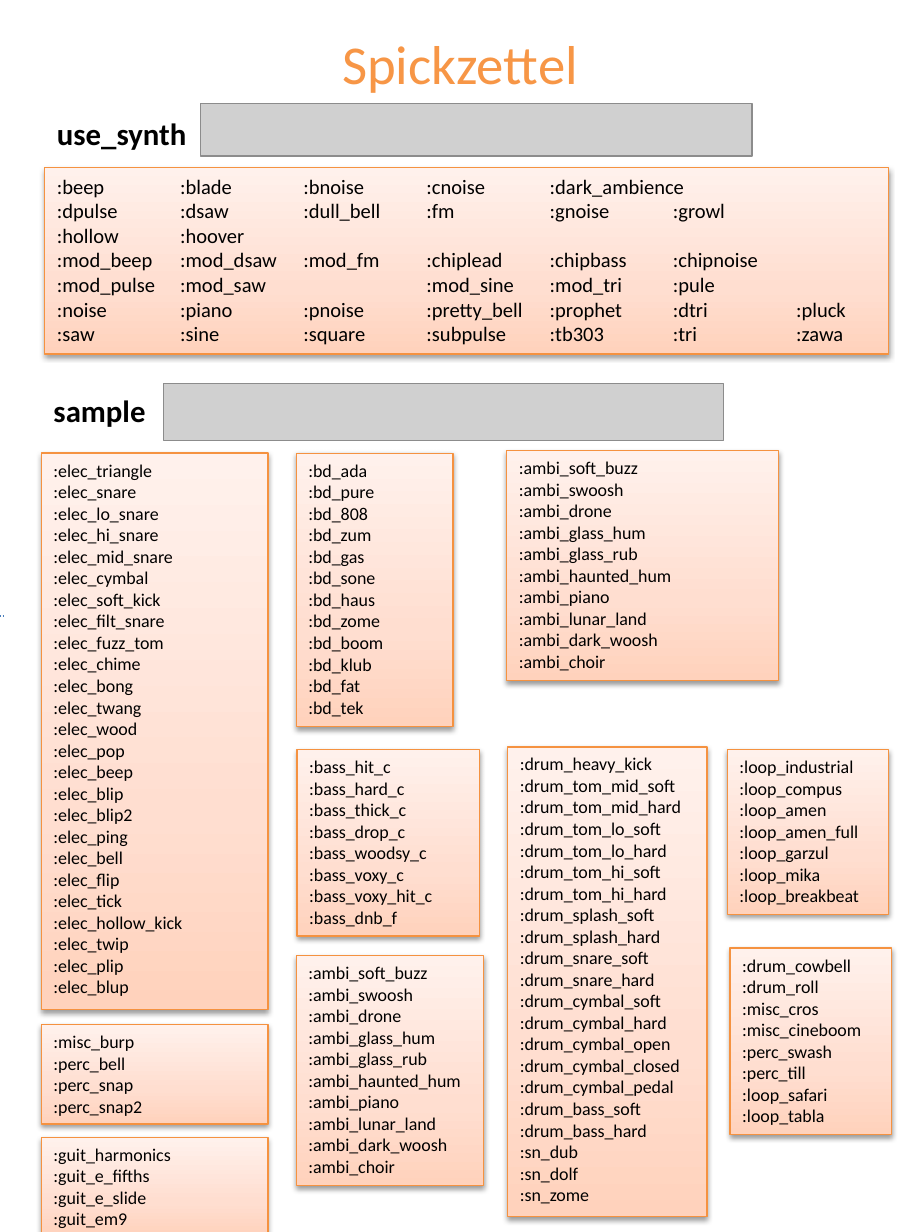
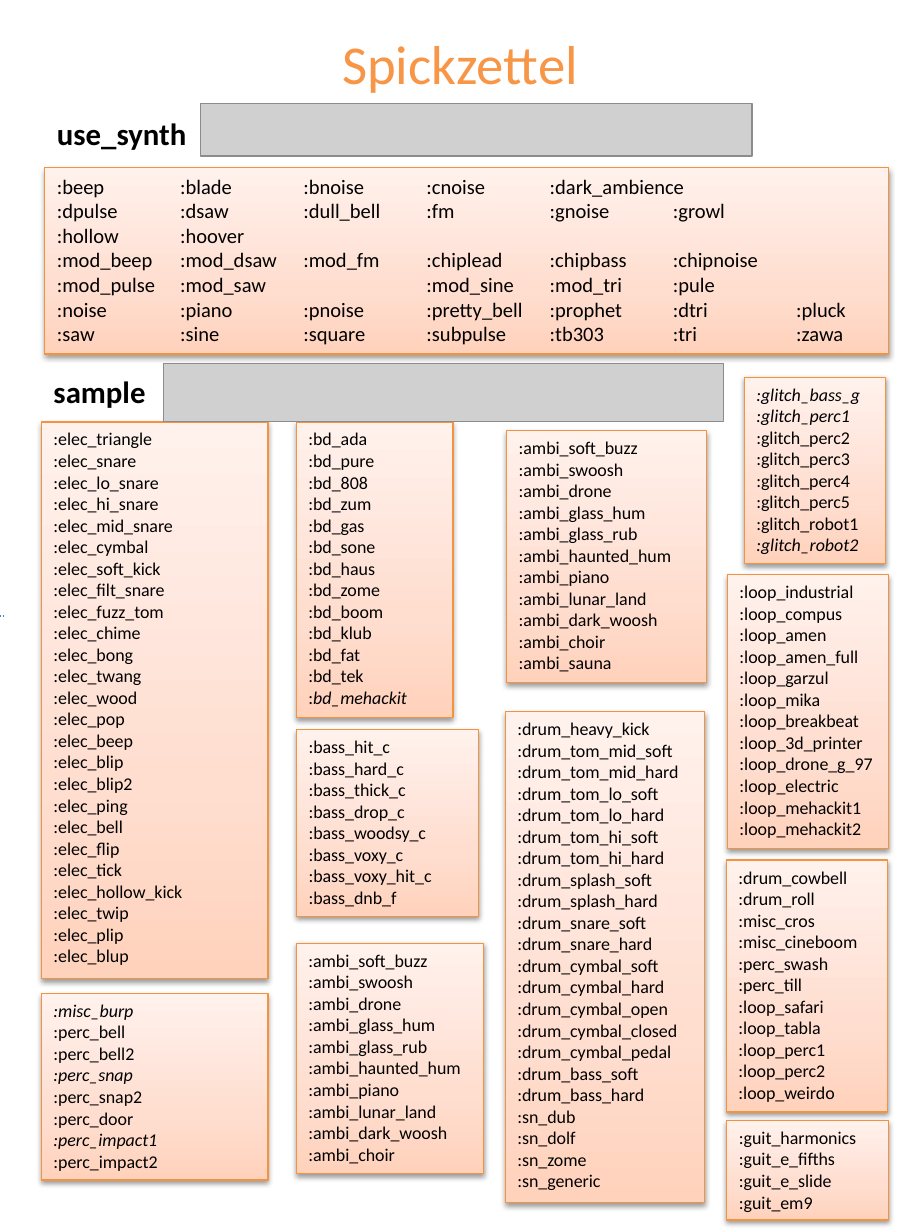
Before and after one commit to Devoxx4KidsDE/SonicPI, a slide deck: slide 23 of presentation/de/Sonic PI Workshop_de.pptx (slide 19 before the commit). Drawn at 924x1232 pixels with LibreOffice and Linux fonts; fonts in the diff are those of the drawing; grey boxes stand for pictures; background and template pictures are left out. Boxes give left, top, right and bottom in pixels: in the first picture for what was removed or moved away, otherwise in the second. Text is boxed around its words. In the diff, an @@ line names an element or a change of style, - is before the commit and + after.

Commit message:
added more loop ideas to german presentation

```diff
--- a/presentation/de/Sonic PI Workshop_de.pptx
+++ b/presentation/de/Sonic PI Workshop_de.pptx
@@ rectangle added at (744,377,886,563), fill gradient #FFD2BD to #FFDED0 to #FFF2ED, outline #F69240 0.75 pt, 10.5 pt, text #000000 @@
+:glitch_bass_g
+:glitch_perc1
+:glitch_perc2
+:glitch_perc3
+:glitch_perc4
+:glitch_perc5
+:glitch_robot1
+:glitch_robot2
@@ rectangle ":elec_triangle": place and size @@
-rectangle ":elec_triangle" at (42,453,269,1010)
+rectangle ":elec_triangle" at (42,423,269,979)
@@ rectangle ":bd_ada": place and size @@
-rectangle ":bd_ada" at (296,453,452,727)
+rectangle ":bd_ada" at (296,423,452,718)
@@ rectangle ":ambi_soft_buzz": place and size @@
-rectangle ":ambi_soft_buzz" at (506,451,777,681)
+rectangle ":ambi_soft_buzz" at (506,430,706,681)
@@ rectangle ":loop_industrial": place and size @@
-rectangle ":loop_industrial" at (727,749,888,914)
+rectangle ":loop_industrial" at (727,574,888,848)
@@ text in rectangle at (519,656,612,672): paragraph added @@
+:ambi_sauna
@@ text in rectangle at (308,691,407,707): paragraph added @@
+:bd_mehackit
@@ rectangle ":drum_heavy_kick": place and size @@
-rectangle ":drum_heavy_kick" at (508,747,707,1216)
+rectangle ":drum_heavy_kick" at (505,712,705,1204)
@@ 1 picture, 1 text, 1 rectangle: place and size @@
-1 picture, 1 text, 1 rectangle at (53,383,723,935)
+1 picture, 1 text, 1 rectangle at (53,363,723,915)
@@ text in rectangle at (739,736,872,838): paragraphs added @@
+:loop_3d_printer
+:loop_drone_g_97
+:loop_electric
+:loop_mehackit1
+:loop_mehackit2
@@ rectangle ":drum_cowbell": place and size @@
-rectangle ":drum_cowbell" at (731,949,892,1135)
+rectangle ":drum_cowbell" at (727,860,888,1111)
@@ rectangle ":ambi_soft_buzz": place and size @@
-rectangle ":ambi_soft_buzz" at (296,956,483,1186)
+rectangle ":ambi_soft_buzz" at (296,944,483,1174)
@@ rectangle ":misc_burp": place and size @@
-rectangle ":misc_burp" at (42,1025,269,1125)
+rectangle ":misc_burp" at (42,993,269,1179)
@@ text in rectangle at (53,1004,133,1084): italic on in ":misc_burp", ":perc_snap" @@
@@ text in rectangle at (53,1047,134,1063): paragraph added @@
+:perc_bell2
@@ text in rectangle at (738,1043,834,1102): paragraphs added @@
+:loop_perc1
+:loop_perc2
+:loop_weirdo
@@ text in rectangle at (53,1112,157,1171): paragraphs added @@
+:perc_door
+:perc_impact1
+:perc_impact2
@@ rectangle ":guit_harmonics": place and size @@
-rectangle ":guit_harmonics" at (42,1137,269,1232)
+rectangle ":guit_harmonics" at (727,1120,888,1220)
@@ text in rectangle at (517,1174,600,1190): paragraph added @@
+:sn_generic
@@ page number added at (854,1219,886,1231), 12 pt, text #8C8C8C @@
+23b
```
Also in this commit, not shown: 3 other slides changed, 4 slides added.
